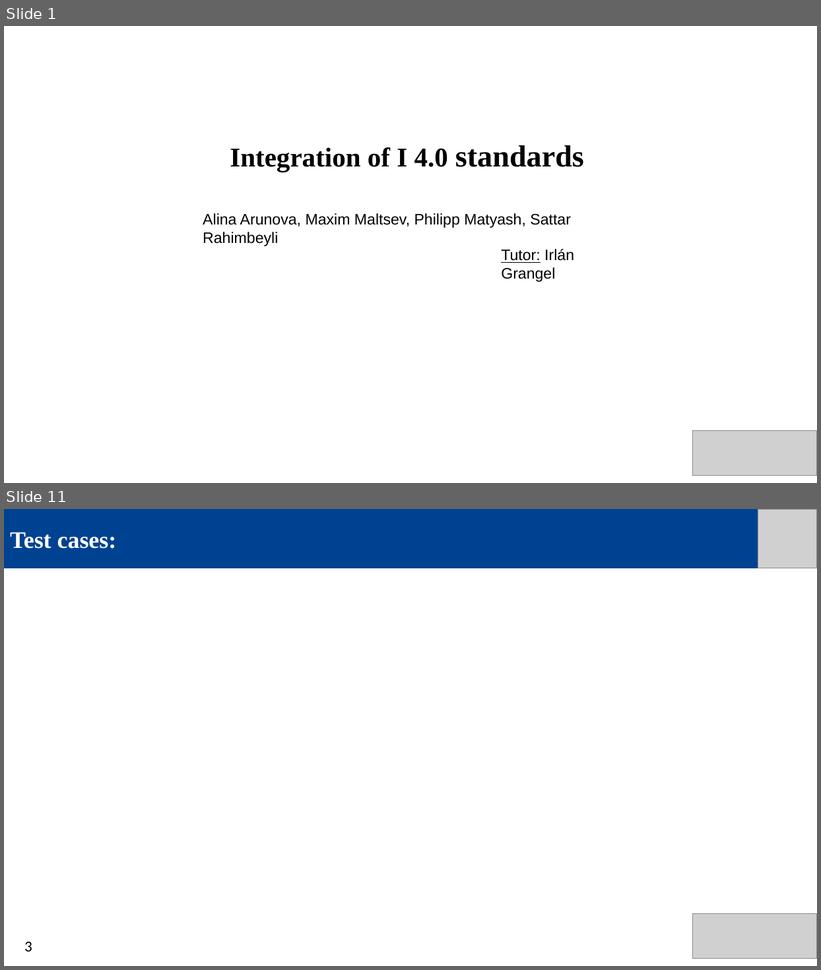
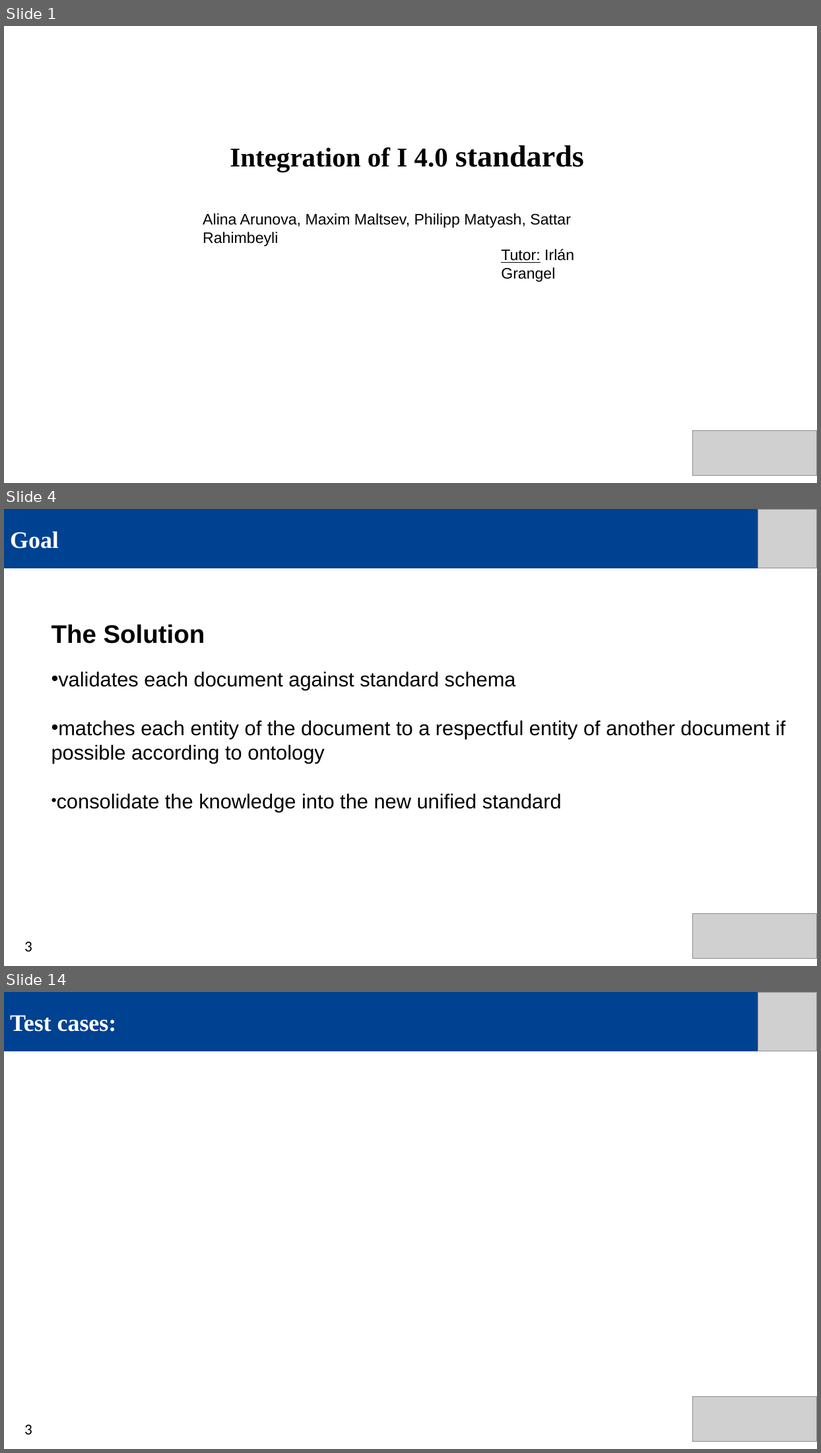
Before and after one commit to IntegrationI40StandardsSemLab/Integration-I4.0, a slide deck: Presentations/Final presentation/Final presentation.pptx. Shown one above the other, each under a label of ours: slides 1 and 11 before the commit, slides 1, 4 and 14 after it; the slides between them are not shown. The pictures are 821x970 and 821x1453 pixels, drawn with LibreOffice and Linux fonts; fonts in the diff are those of the drawing; grey boxes stand for pictures. Boxes give left, top, right and bottom in pixels: in the first picture for what was removed or moved away, otherwise in the second. Text is boxed around its words. In the diff, an @@ line names an element or a change of style, - is before the commit and + after.

```diff
--- a/Presentations/Final presentation/Final presentation.pptx
+++ b/Presentations/Final presentation/Final presentation.pptx
@@ slide 4 added at (4, 509, 817, 966), background #FFFFFF @@
@@ rectangle added at (4, 509, 758, 568), fill #004292, 28 pt, text #FFFFFF, bold @@
+Goal
@@ picture added at (758, 509, 817, 568) @@
@@ text added at (52, 625, 785, 812), 24 pt, text #000000 @@
+The Solution
+• validates each document against standard schema
+• matches each entity of the document to a respectful entity of another document if possible according to ontology
+• consolidate the knowledge into the new unified standard
@@ picture added at (692, 914, 817, 958) @@
@@ text added at (24, 942, 32, 952), 18 pt, text #000000 @@
+3
@@ what was slide 11 is now slide 14 @@
```
Also in this commit, not shown: 3 slides changed, 8 other slides added, 6 slides removed, 1 other file.
